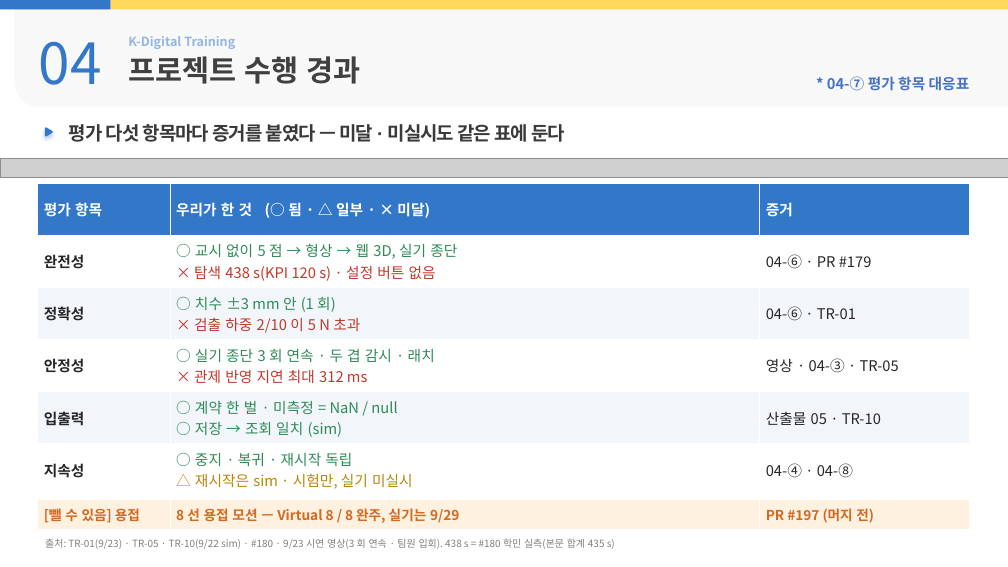
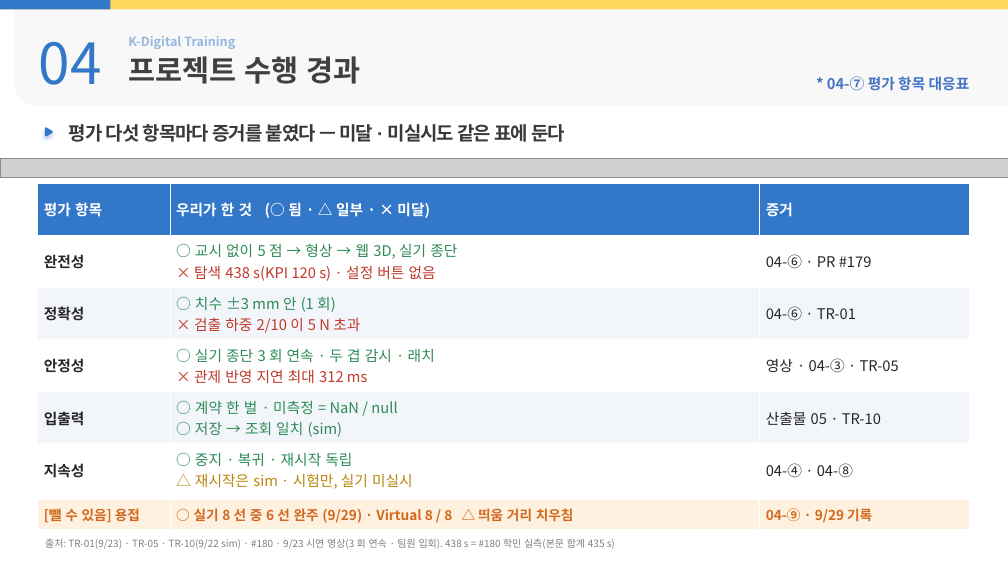
Before and after one commit to yujh5537/rokey_cobot1_Weld-Made, a slide deck: slide 14 of docs/presentation/slides-byeonghu.pptx. Drawn at 1008x567 pixels with LibreOffice and Linux fonts; fonts in the diff are those of the drawing; grey boxes stand for pictures; background and template pictures are left out. Boxes give left, top, right and bottom in pixels: in the first picture for what was removed or moved away, otherwise in the second. Text is boxed around its words. In the diff, an @@ line names an element or a change of style, - is before the commit and + after.

```diff
--- a/docs/presentation/slides-byeonghu.pptx
+++ b/docs/presentation/slides-byeonghu.pptx
@@ table at (38, 499, 970, 529) @@
-row 1, column 2: 8 선 용접 모션 — Virtual 8 / 8 완주, 실기는 9/29
+row 1, column 2: ○ 실기 8 선 중 6 선 완주 (9/29) · Virtual 8 / 8 △ 띄움 거리 치우침
-row 1, column 3: PR #197 (머지 전)
+row 1, column 3: 04-⑨ · 9/29 기록
```
Also in this commit, not shown: 1 other slide changed, 2 other files.
